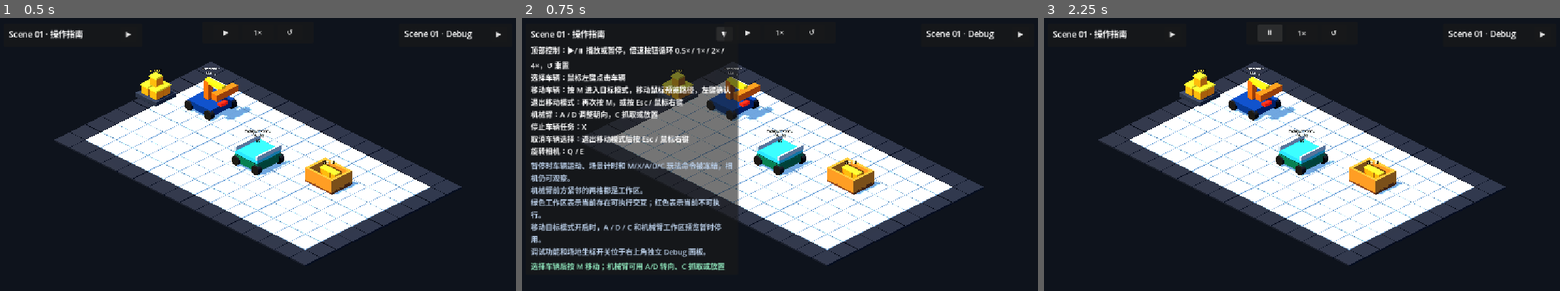
Above: before the commit, frames 1-3 (left to right).
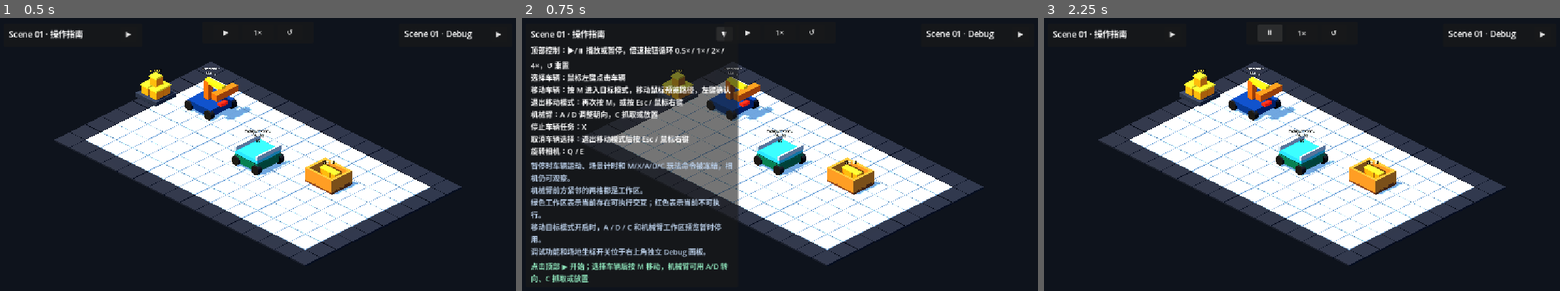
Above: after the commit, the same moments.

Repository: Ri0n72Y/automata
Game: Godot game, scene res://scenes/scene_01/scene_01_basic_packing.tscn
Two runs of this game, one before a commit and one after it. Both use one fixed random seed, a clock stepped at 60 frames per second and the inputs below.
Inputs:
- Up to frame 1 (0.5 s): no input
- Up to frame 2 (0.75 s): click "▶" at 0.5 s
- Up to frame 3 (2.25 s): click "▼" at 1.25 s; click "▶" at 2 s

Frame 1 is identical in both runs. In frame 2, 1.0% of the frame differs, in the area x 1-40%, y 89-98%; in frame 3, nothing differs.

Commit message:
[codex]fix(scene-01): fit lifecycle help text

Diff:
--- a/scripts/scene_01/scene_01_manual_controls.gd
+++ b/scripts/scene_01/scene_01_manual_controls.gd
@@ -5,7 +5,7 @@
 const VehicleRuntimeStateScript := preload("res://scripts/vehicles/vehicle_runtime_state.gd")
 
 const COLLAPSED_SIZE := Vector2(306.0, 52.0)
-const EXPANDED_SIZE := Vector2(468.0, 330.0)
+const EXPANDED_SIZE := Vector2(468.0, 382.0)
 const BODY_PATHS := [
 	NodePath("RootControl/Panel/Margin/VBox/Instructions"),
 	NodePath("RootControl/Panel/Margin/VBox/ScopeNote"),
@@ -28,7 +28,7 @@
 func _ready() -> void:
 	_disable_button_focus(panel)
 	set_collapsed(start_collapsed)
-	_update_status("选择车辆后按 M 移动；机械臂可用 A/D 转向、C 抓取或放置")
+	_update_status("点击顶部 ▶ 开始；选择车辆后按 M 移动，机械臂可用 A/D 转向、C 抓取或放置")
 	call_deferred("_connect_grab_drop_feedback")
 
 
